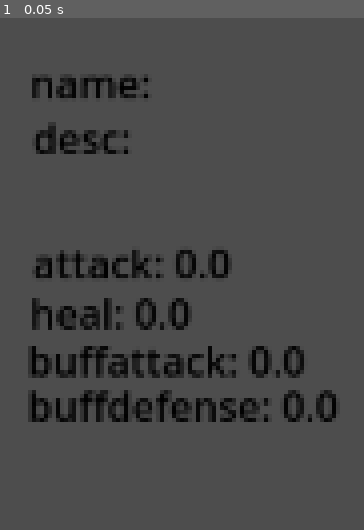
Above: before the commit, frame 1.
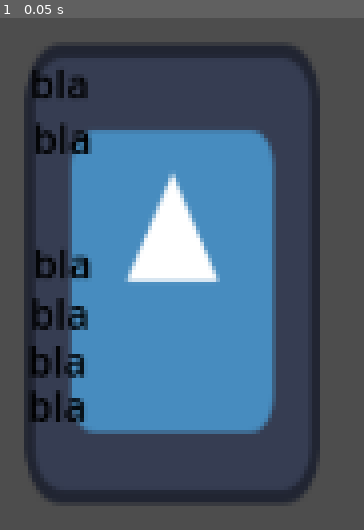
Above: after the commit, the same moment.

Repository: fabio98p/Godot_jam_Brackeys_2025.2
Game: Godot game, scene res://Cards/Card.tscn
Two runs of this game, one before a commit and one after it. Both use one fixed random seed, a clock stepped at 60 frames per second and the inputs below. This scene is started directly instead of the project's main scene. The engine's default icon, where the game draws it, is replaced by a stand-in: a white triangle on a blue panel in a dark square.
Inputs:
- Up to frame 1 (0.05 s): no input

The runs differ from the first frame. In frame 1, 46% of the frame differs, in the area x 6-93%, y 5-95%.
Error after the commit: Attempt to call function 'connect_card_signals' in base 'null instance' on a null instance. (res://Cards/card.gd:20)

Commit message:
fix seganl card on card

Diff:
--- a/Cards/card.gd
+++ b/Cards/card.gd
@@ -17,7 +17,7 @@
 signal apply_card_action
 
 func _ready() -> void:
-
+	get_parent().get_parent().connect_card_signals(self)
 	cardDataHandler = CardDataHandler.new(cardResource, self)
 	img.texture = cardDataHandler.img
 	img.scale = cardDataHandler.img_size
@@ -31,6 +31,7 @@
 	#cardDataHandler.playCard("ciao")
 
 func _on_area_2d_mouse_entered() -> void:
+	print("dsf")
 	emit_signal("hovered", self)
 
 
--- a/Cards/card_manager.gd
+++ b/Cards/card_manager.gd
@@ -31,6 +31,7 @@
 
 
 func on_hovered_over_card(card):
+	print("prova on_hovered_over_card")
 	if !is_hovering_on_card:
 		is_hovering_on_card = true
 		highlight_card(card, true)
